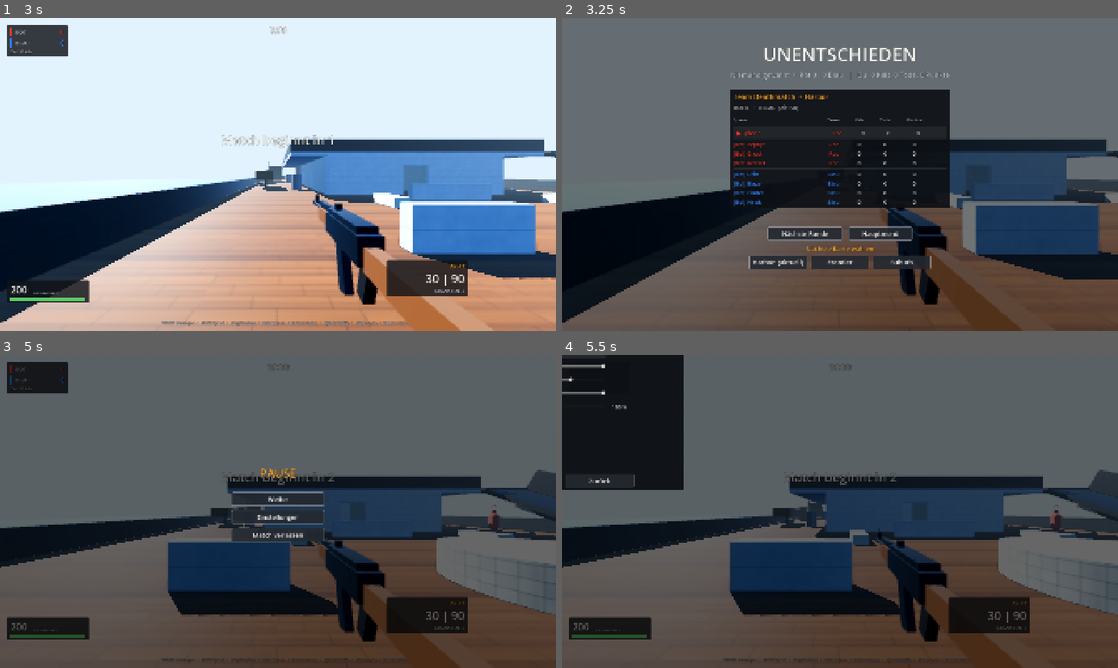
Above: before the commit, frames 1-4 (two rows, left to right).
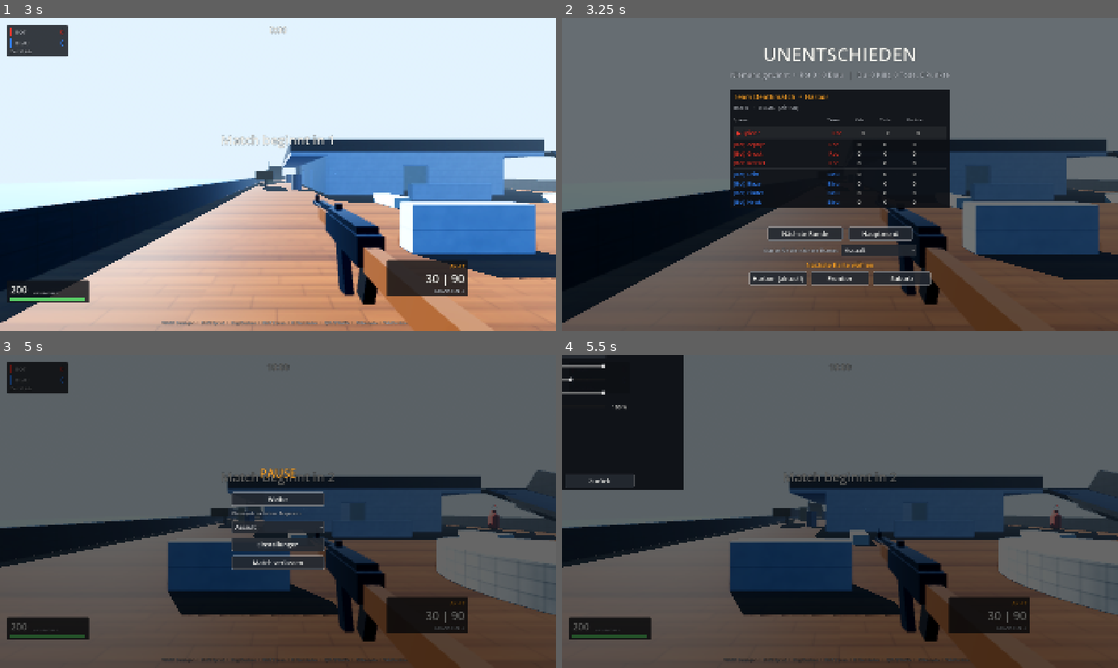
Above: after the commit, the same moments.

Repository: Creatin98/Ironline
Game: Godot game, scene res://scenes/game/game.tscn
The game is run twice, just before and just after one commit, with the same random seed, the same clock (stepped at 60 frames per second) and the same inputs. This scene is started directly instead of the project's main scene.
Inputs (mouse positions are in pixels of both pictures, inside the frame that each line leads up to):
- Up to frame 1 (3 s): move the mouse to (305, 174) at 0.52 s; hold G (grenade) 0.53-1.28 s; hold W (move_forward) from 0.53 s (still down); tap Space (jump) at 0.77, 1.52, 2.75 s; move the mouse to (250, 174) at 1.27 s; right-click (250, 174) at 1.35 s; tap G (grenade) at 1.55, 2.3 s; tap Enter at 2 s; move the mouse to (289, 168) at 2.02 s; hold Ctrl (crouch) 2.03-2.78 s; move the mouse to (272, 180) at 2.77 s; click (272, 180) at 2.85 s
- Up to frame 2 (3.25 s): keep holding W (move_forward); tap Space (jump) at 3.02 s; tap G (grenade) at 3.05 s
- Up to frame 3 (5 s): release W (move_forward) at 3.5 s; click "Nächste Runde" at 3.5 s; move the mouse to (316, 514) at 4.27 s; hold W (move_forward) from 4.28 s (still down); hold G (grenade) from 4.28 s (still down); tap Space (jump) at 4.52 s; tap Escape (pause) at 4.9 s
- Up to frame 4 (5.5 s): release W (move_forward) at 5 s; release G (grenade) at 5 s; click "Einstellungen" at 5 s

Frame 1 is identical in both runs. In frame 2, 3.3% of the frame differs, in the area x 33-67%, y 72-86%; in frame 3, 1.7%; in frame 4, nothing differs.

Commit message:
Klassenwechsel jederzeit (gilt ab Respawn), Shotgun +13.6% Schaden
Pausemenue und Endbildschirm mit Klassenauswahl; Host uebernimmt die Wahl, Spawn tauscht die Waffen und repliziert die Klasse.
Shotgun: 22 -> 25 pro Kugel, Minimum 4 -> 4.5. Netzwerktest deckt den Klassenwechsel ab.

Co-Authored-By: Claude Sonnet 5.5 <noreply@anthropic.com>
Claude-Session: https://claude.ai/code/session_01TTuARbysn3a96ZTquhBuDi

Diff:
--- a/resources/weapons/shotgun.tres
+++ b/resources/weapons/shotgun.tres
@@ -9,8 +9,8 @@
 display_name = "Pump-Action Shotgun"
 slot = 0
 model_scene = ExtResource("2_model")
-damage = 22.0
-min_damage = 4.0
+damage = 25.0
+min_damage = 4.5
 falloff_start = 7.0
 falloff_end = 18.0
 headshot_multiplier = 1.0
--- a/scripts/player/player.gd
+++ b/scripts/player/player.gd
@@ -127,6 +127,12 @@
 
 ## True if this machine simulates the movement of this player (the local player,
 ## and on the server/offline host also every bot and every remote human).
+## Swaps the loadout (weapons, grenades). Called right before a respawn.
+func apply_class(new_class: ClassData) -> void:
+	class_data = new_class
+	weapon_manager.setup(self, class_data, is_local)
+
+
 func has_movement_authority() -> bool:
 	if is_local:
 		return true
--- a/scripts/systems/game.gd
+++ b/scripts/systems/game.gd
@@ -36,6 +36,8 @@
 	match_end.lobby_requested.connect(_on_back_to_lobby)
 	match_end.map_chosen.connect(_on_map_chosen)
 	match_end.leave_requested.connect(_leave_to_menu)
+	pause_menu.class_selected.connect(_on_class_selected)
+	match_end.class_selected.connect(_on_class_selected)
 	pause_menu.resumed.connect(_close_pause)
 	pause_menu.leave_requested.connect(_leave_to_menu)
 	match_end.configure_for_network()
@@ -155,9 +157,17 @@
 
 func _spawn_participant(p: Participant) -> void:
 	var player := _ensure_player(p)
+	_sync_class(p, player)
 	var t := spawn_system.pick_spawn(p, MatchManager.mode.uses_teams)
 	_finish_spawn(p, player, t)
-	NetworkManager.broadcast_spawn(p.id, t.origin, t.basis.get_euler().y)
+	NetworkManager.broadcast_spawn(p.id, t.origin, t.basis.get_euler().y, p.class_id)
+
+
+## A class chosen since the last spawn takes effect now.
+func _sync_class(p: Participant, player: Player) -> void:
+	var wanted := GameDirector.get_class_data(p.class_id)
+	if player.class_data != wanted:
+		player.apply_class(wanted)
 
 
 func _finish_spawn(p: Participant, player: Player, t: Transform3D) -> void:
@@ -195,12 +205,15 @@
 # ----------------------------------------------------------------------------- network (called by NetworkManager)
 
 ## Client: the server spawned (or respawned) a participant.
-func remote_spawn(id: int, t: Transform3D) -> void:
+func remote_spawn(id: int, t: Transform3D, class_id: String) -> void:
 	var p := MatchManager.get_participant(id)
 	if p == null:
 		return
 	_respawn_queue.erase(id)
-	_finish_spawn(p, _ensure_player(p), t)
+	p.class_id = class_id
+	var player := _ensure_player(p)
+	_sync_class(p, player)
+	_finish_spawn(p, player, t)
 
 
 ## Client: the server says this player died.
@@ -259,6 +272,13 @@
 		NetworkManager.host_open_vote(GameDirector.ROTATION_MAPS)
 
 
+func _on_class_selected(class_id: String) -> void:
+	NetworkManager.request_class_change(class_id)
+	var name: String = GameDirector.get_class_data(class_id).display_name
+	hud.hint_label.text = "Klasse „%s“ ab dem nächsten Respawn" % name
+	get_tree().create_timer(5.0).timeout.connect(func() -> void: hud.hint_label.text = "")
+
+
 func _on_map_chosen(map_id: String) -> void:
 	var cfg := MatchManager.config.duplicate_config()
 	cfg.map_id = map_id
--- a/scripts/systems/network_manager.gd
+++ b/scripts/systems/network_manager.gd
@@ -329,6 +329,38 @@
 	lobby_updated.emit()
 
 
+## Everyone, also during a match: choose the class that is used from the next respawn on.
+func request_class_change(class_id: String) -> void:
+	if not GameDirector.CLASSES.has(class_id):
+		return
+	GameSettings.preferred_class_id = class_id
+	GameSettings.save()
+	MatchManager.config.local_class_id = class_id
+	if mode == Mode.HOST:
+		_apply_class_choice(1, class_id)
+	elif mode == Mode.CLIENT:
+		_rpc_class_choice.rpc_id(1, class_id)
+	else:
+		_apply_class_choice(MatchManager.local_participant_id, class_id)
+
+
+@rpc("any_peer", "call_remote", "reliable")
+func _rpc_class_choice(class_id: String) -> void:
+	if mode != Mode.HOST:
+		return
+	_apply_class_choice(multiplayer.get_remote_sender_id(), class_id)
+
+
+func _apply_class_choice(id: int, class_id: String) -> void:
+	if not GameDirector.CLASSES.has(class_id):
+		return
+	if peers.has(id):
+		peers[id]["class_id"] = class_id
+	var p := MatchManager.get_participant(id)
+	if p != null and not p.is_bot:
+		p.class_id = class_id
+
+
 ## Everyone: own team / class choice for the next match.
 func set_local_loadout(team: int, class_id: String) -> void:
 	GameSettings.preferred_team = team
@@ -429,7 +461,7 @@
 		for p in MatchManager.participants.values():
 			if p.alive and p.node != null and is_instance_valid(p.node):
 				var pl := p.node as Player
-				_rpc_spawn.rpc_id(id, p.id, pl.global_position, pl.rotation.y)
+				_rpc_spawn.rpc_id(id, p.id, pl.global_position, pl.rotation.y, p.class_id)
 
 
 ## Host: complete roster/score/timer state to everybody (right before the warmup).
@@ -447,16 +479,16 @@
 
 # ----------------------------------------------------------------------------- server -> clients: match flow
 
-func broadcast_spawn(id: int, origin: Vector3, yaw: float) -> void:
+func broadcast_spawn(id: int, origin: Vector3, yaw: float, class_id: String) -> void:
 	if mode == Mode.HOST and in_match and multiplayer.get_peers().size() > 0:
-		_rpc_spawn.rpc(id, origin, yaw)
-
-
-@rpc("authority", "call_remote", "reliable")
-func _rpc_spawn(id: int, origin: Vector3, yaw: float) -> void:
+		_rpc_spawn.rpc(id, origin, yaw, class_id)
+
+
+@rpc("authority", "call_remote", "reliable")
+func _rpc_spawn(id: int, origin: Vector3, yaw: float, class_id: String) -> void:
 	if mode != Mode.CLIENT or game == null:
 		return
-	game.remote_spawn(id, Transform3D(Basis(Vector3.UP, yaw), origin))
+	game.remote_spawn(id, Transform3D(Basis(Vector3.UP, yaw), origin), class_id)
 
 
 func broadcast_match_state(state: int, time_left: float, warmup_left: float) -> void:
--- a/scripts/ui/match_end_screen.gd
+++ b/scripts/ui/match_end_screen.gd
@@ -7,6 +7,7 @@
 signal lobby_requested
 signal leave_requested
 signal map_chosen(map_id: String)
+signal class_selected(class_id: String)
 
 var result_label: Label
 var detail_label: Label
@@ -61,6 +62,13 @@
 	wait_label = UITheme.label("Der Host entscheidet über die nächste Runde …", 18, UITheme.TEXT_DIM, HORIZONTAL_ALIGNMENT_CENTER)
 	wait_label.visible = false
 	v.add_child(wait_label)
+	var class_row := UITheme.hbox(12)
+	class_row.alignment = BoxContainer.ALIGNMENT_CENTER
+	class_row.add_child(UITheme.label("Klasse für die nächste Runde:", 18, UITheme.TEXT_DIM))
+	var class_opt := UITheme.class_option(GameSettings.preferred_class_id, 260)
+	class_opt.item_selected.connect(func(i: int) -> void: class_selected.emit(GameDirector.get_class_ids()[i]))
+	class_row.add_child(class_opt)
+	v.add_child(class_row)
 	vote_box = UITheme.vbox(8)
 	vote_box.visible = false
 	vote_title = UITheme.label("", 22, UITheme.ACCENT, HORIZONTAL_ALIGNMENT_CENTER)
--- a/scripts/ui/pause_menu.gd
+++ b/scripts/ui/pause_menu.gd
@@ -5,9 +5,11 @@
 
 signal resumed
 signal leave_requested
+signal class_selected(class_id: String)
 
 var settings_panel: SettingsPanel
 var main_box: VBoxContainer
+var class_opt: OptionButton
 
 
 func _ready() -> void:
@@ -27,6 +29,10 @@
 	var resume := UITheme.button("Weiter", 22, 320)
 	resume.pressed.connect(func() -> void: resumed.emit())
 	main_box.add_child(resume)
+	main_box.add_child(UITheme.label("Klasse (ab nächstem Respawn)", 16, UITheme.TEXT_DIM))
+	class_opt = UITheme.class_option(GameSettings.preferred_class_id)
+	class_opt.item_selected.connect(func(i: int) -> void: class_selected.emit(GameDirector.get_class_ids()[i]))
+	main_box.add_child(class_opt)
 	var settings := UITheme.button("Einstellungen", 22, 320)
 	settings.pressed.connect(_open_settings)
 	main_box.add_child(settings)
@@ -47,6 +53,7 @@
 
 
 func open() -> void:
+	class_opt.selected = maxi(0, GameDirector.get_class_ids().find(GameSettings.preferred_class_id))
 	visible = true
 	main_box.visible = true
 	settings_panel.visible = false
--- a/scripts/ui/ui_theme.gd
+++ b/scripts/ui/ui_theme.gd
@@ -79,6 +79,15 @@
 	return o
 
 
+## Class dropdown: items in GameDirector order, current class preselected.
+static func class_option(current_class_id: String, min_width: float = 320.0) -> OptionButton:
+	var names: Array = []
+	for id in GameDirector.get_class_ids():
+		names.append(GameDirector.get_class_data(id).display_name)
+	var o := option(names, maxi(0, GameDirector.get_class_ids().find(current_class_id)), min_width)
+	return o
+
+
 static func hslider(min_value: float, max_value: float, step: float, value: float, min_width: float = 260.0) -> HSlider:
 	var s := HSlider.new()
 	s.min_value = min_value
--- a/tests/net_test.gd
+++ b/tests/net_test.gd
@@ -195,7 +195,9 @@
 	if not await _wait(func() -> bool: return other.alive and _player_of(cid) != null and _player_of(cid).alive, 8.0):
 		_fail("Client ist nicht respawnt")
 	client_node = _player_of(cid)
-	_log("Kill gewertet, Client respawnt")
+	if client_node.class_data.class_id != "shotgun" or client_node.weapon_manager.weapons[0].data.weapon_id != "shotgun":
+		_fail("Klassenwechsel des Clients wurde beim Respawn nicht angewendet")
+	_log("Kill gewertet, Client respawnt als Shotgun-Klasse")
 	await get_tree().create_timer(1.0).timeout
 
 	# 5) grenade replication
@@ -285,6 +287,7 @@
 	else:
 		_log("Trefferfeedback erhalten")
 	player.input.fire_held = false
+	NetworkManager.request_class_change("shotgun")
 
 	# 4) server kills us -> death, score, respawn must arrive
 	if not await _wait(func() -> bool: return int(_stats["died"]) >= 1, 20.0):
@@ -293,7 +296,10 @@
 		_fail("Spielstand nach dem Tod falsch (Tode %d, Host-Kills %d)" % [me.deaths, host_participant.kills])
 	if not await _wait(func() -> bool: return _player_of(my_id) != null and _player_of(my_id).alive and me.alive, 10.0):
 		_fail("Respawn wurde nicht repliziert")
-	_log("Tod und Respawn repliziert")
+	var respawned := _player_of(my_id)
+	if respawned == null or respawned.weapon_manager.get_current_weapon().data.weapon_id != "shotgun":
+		_fail("Neue Klasse (Shotgun) ist nach dem Respawn nicht aktiv")
+	_log("Tod und Respawn repliziert, neue Klasse aktiv")
 
 	# 5) grenade explosion thrown by the host
 	if not await _wait(func() -> bool: return int(_stats["explosions"]) >= 1, 15.0):
Not shown, changed: docs/ARCHITECTURE.md
